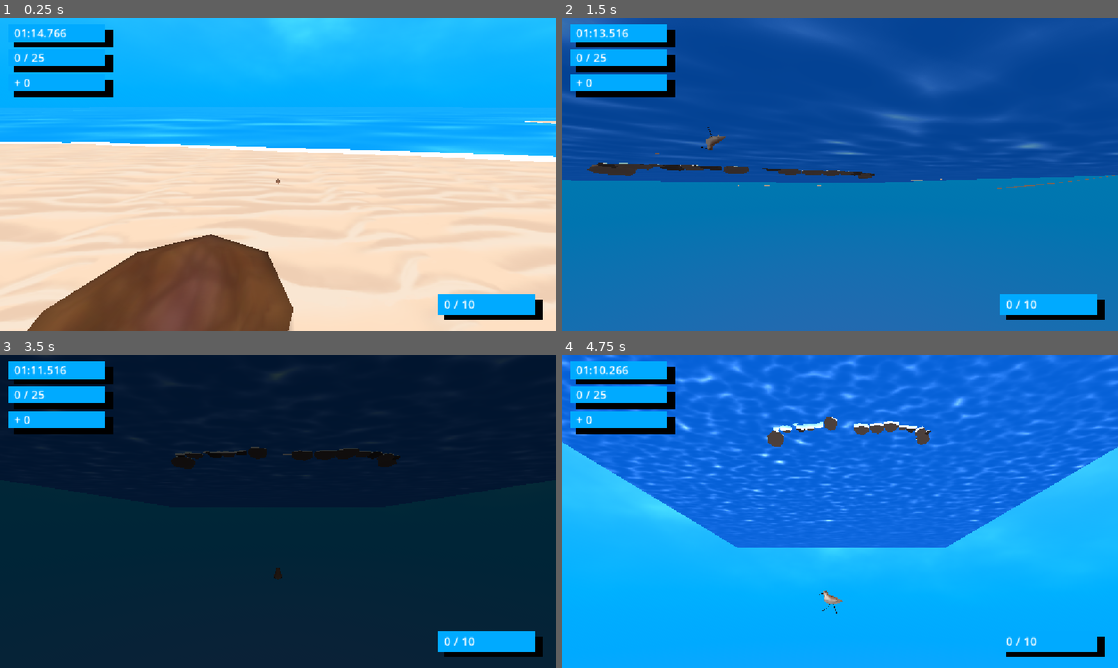
Above: before the commit, frames 1-4 (two rows, left to right).
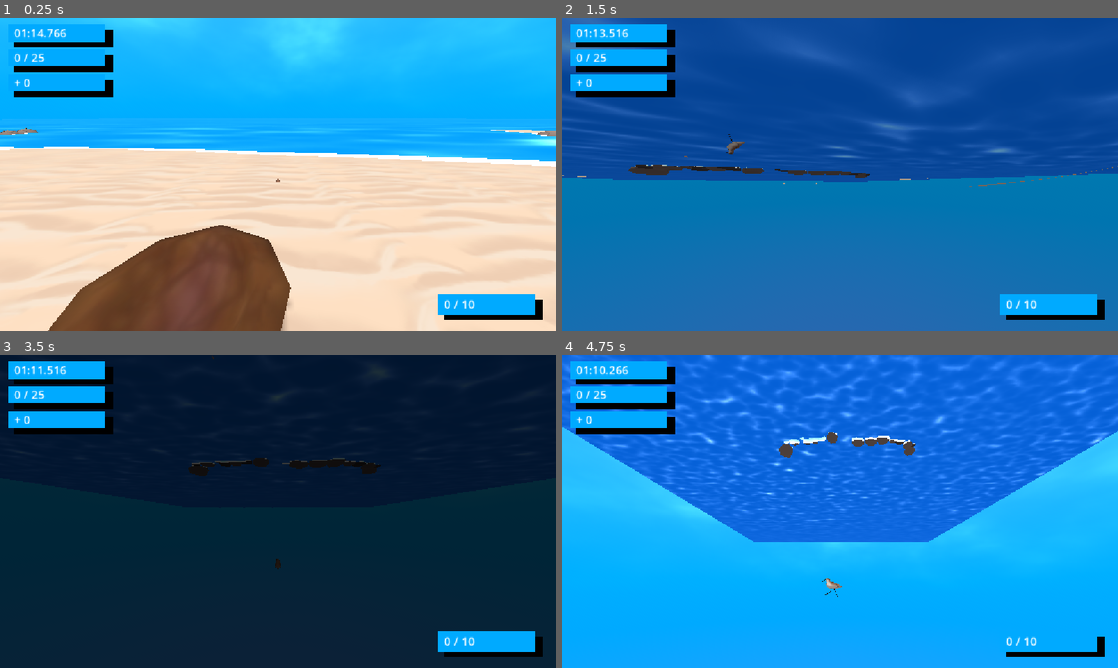
Above: after the commit, the same moments.

Repository: m-2ne-jr/treasuresoftheseaking
Game: Godot game, scene res://Scenes/Main.tscn
The game is run twice, just before and just after one commit, with the same random seed, the same clock (stepped at 60 frames per second) and the same inputs. Sound files missing from this copy of the repository are replaced by a short silence.
Inputs:
- Up to frame 1 (0.25 s): no input
- Up to frame 2 (1.5 s): hold D (move_right) 0.53-1.28 s; tap K (camera_down) at 0.6 s; hold S (move_backward) from 1.28 s (still down); tap J (camera_left) at 1.35 s
- Up to frame 3 (3.5 s): release S (move_backward) at 2.03 s; hold D (move_right) 2.03-2.78 s; tap L (camera_right) at 2.1 s; tap Enter at 2.75 s; hold W (move_forward) from 2.78 s (still down); tap I (camera_up) at 2.85 s
- Up to frame 4 (4.75 s): release W (move_forward) at 3.53 s; hold A (move_left) from 3.53 s (still down); tap X (drop_treasure) at 3.6 s; tap K (camera_down) at 4.35 s

The runs differ from the first frame. In frame 1, 8.5% of the frame differs, in the area x 0-100%, y 0-100%; in frame 2, 2.7%; in frame 3, 1.7%; in frame 4, 10%, in the area x 0-100%, y 0-83%.

Commit message:
Small adjustments.

Diff:
--- a/Scenes/Characters/PlayerBird.tscn
+++ b/Scenes/Characters/PlayerBird.tscn
@@ -198,7 +198,7 @@
 [node name="Hitbox" type="Node3D" parent="."]
 
 [node name="RootAttachment" type="BoneAttachment3D" parent="Hitbox"]
-transform = Transform3D(0.07463372, -2.0549299e-15, 5.3382177e-08, 1.3197382e-09, 0.074610904, -0.0018451256, -5.3365863e-08, 0.0018451256, 0.074610904, -6.120206e-11, 0.14371586, -0.0006978386)
+transform = Transform3D(0.07463372, -2.0549299e-15, 5.3382177e-08, 1.3197382e-09, 0.074610904, -0.0018451256, -5.3365863e-08, 0.0018451256, 0.074610904, -1.1348898e-10, 0.1468404, -0.0006978386)
 bone_name = "Root"
 bone_idx = 0
 use_external_skeleton = true
@@ -228,29 +228,29 @@
 bones/0/parent = -1
 bones/0/rest = Transform3D(1, -2.842171e-14, 7.152555e-07, 1.7682869e-08, 0.99969435, -0.024722412, -7.150369e-07, 0.024722412, 0.99969435, 0, -0.11442864, -0.009350181)
 bones/0/enabled = true
-bones/0/position = Vector3(-8.200323e-10, 0.21725932, -0.009350179)
+bones/0/position = Vector3(-1.5206127e-09, 0.25912413, -0.009350179)
 bones/0/rotation = Quaternion(0.0123621505, 3.576004e-07, 4.4210617e-09, 0.9999236)
 bones/0/scale = Vector3(1, 1, 1)
 bones/1/name = "Leg.L"
 bones/1/parent = 0
 bones/1/rest = Transform3D(8.9406956e-07, -2.4214378e-08, -1.0000002, -0.024722483, -0.99969405, 2.103363e-09, -0.9996943, 0.024722477, -8.943952e-07, 0.18673052, 0.076452374, 0.007462505)
 bones/1/enabled = true
-bones/1/position = Vector3(0.18673074, 0.06766962, -0.34768498)
-bones/1/rotation = Quaternion(0.69421184, 0.13442603, -0.69421124, -0.13442595)
+bones/1/position = Vector3(0.18673076, 0.06689434, -0.37903464)
+bones/1/rotation = Quaternion(0.6861809, 0.17075191, -0.6861803, -0.17075181)
 bones/1/scale = Vector3(0.99999994, 0.9999997, 1.0000002)
 bones/2/name = "Calf.L"
 bones/2/parent = 1
 bones/2/rest = Transform3D(0.99999994, 7.23392e-15, 2.648038e-08, -7.357553e-15, 0.99999994, 4.668849e-09, -2.648038e-08, -4.668849e-09, 0.99999994, 2.2296262e-15, 0.6842629, 1.9504226e-08)
 bones/2/enabled = true
 bones/2/position = Vector3(2.2296262e-15, 0.6842629, 1.9504226e-08)
-bones/2/rotation = Quaternion(-2.633099e-08, -3.502455e-09, -0.04529486, 0.99897367)
+bones/2/rotation = Quaternion(-3.8594916e-08, -2.0424773e-09, 0.05363927, 0.99856037)
 bones/2/scale = Vector3(0.99999994, 0.99999994, 0.99999994)
 bones/3/name = "Foot.L"
 bones/3/parent = 2
 bones/3/rest = Transform3D(0.6757247, -0.73715407, -8.477065e-08, 0.737154, 0.67572474, 2.4998062e-07, -1.2699262e-07, -2.3140714e-07, 0.99999994, -5.078005e-15, 0.7670453, 1.4901161e-08)
 bones/3/enabled = true
 bones/3/position = Vector3(-5.078005e-15, 0.7670453, 1.4901161e-08)
-bones/3/rotation = Quaternion(-1.2942107e-07, 1.5398635e-08, 0.27628806, 0.9610749)
+bones/3/rotation = Quaternion(-1.3073118e-07, 7.048371e-10, 0.16322497, 0.98658895)
 bones/3/scale = Vector3(0.99999994, 1, 0.99999994)
 bones/4/name = "Body_2"
 bones/4/parent = 0
@@ -270,22 +270,22 @@
 bones/6/parent = 0
 bones/6/rest = Transform3D(-3.576278e-07, -2.1420414e-08, 1.0000002, 0.024722487, -0.9996941, -1.2572424e-08, 0.9996942, 0.024722485, 3.5804823e-07, -0.18673052, 0.076452374, 0.0074622375)
 bones/6/enabled = true
-bones/6/position = Vector3(-0.1867306, 0.079850994, 0.14489162)
-bones/6/rotation = Quaternion(0.6963182, 0.12304797, 0.69631845, 0.12304799)
+bones/6/position = Vector3(-0.18673058, 0.07926589, 0.121231556)
+bones/6/rotation = Quaternion(0.6921194, 0.14481208, 0.6921197, 0.14481212)
 bones/6/scale = Vector3(0.9999999, 0.99999976, 1.0000002)
 bones/7/name = "Calf.R"
 bones/7/parent = 6
 bones/7/rest = Transform3D(1, -1.1324539e-14, 2.6515877e-08, 1.1448338e-14, 1, -4.668847e-09, -2.651588e-08, 4.6688475e-09, 0.99999994, -1.5670321e-15, 0.6842628, 1.0298098e-08)
 bones/7/enabled = true
 bones/7/position = Vector3(-1.5670321e-15, 0.6842628, 1.0298098e-08)
-bones/7/rotation = Quaternion(-2.2133246e-09, 2.5594755e-08, -0.4172898, 0.90877354)
+bones/7/rotation = Quaternion(1.1693153e-09, 3.527508e-08, -0.36396146, 0.93141407)
 bones/7/scale = Vector3(1, 1, 0.99999994)
 bones/8/name = "Foot.R"
 bones/8/parent = 7
 bones/8/rest = Transform3D(0.6757247, 0.737154, 8.5012246e-08, -0.737154, 0.6757247, 2.496713e-07, 1.2660134e-07, -2.3137619e-07, 0.99999994, 1.5252903e-15, 0.7670453, 1.4901161e-08)
 bones/8/enabled = true
 bones/8/position = Vector3(1.5252903e-15, 0.7670453, 1.4901161e-08)
-bones/8/rotation = Quaternion(-1.5175878e-07, 4.201312e-08, -0.03697079, 0.9993164)
+bones/8/rotation = Quaternion(-1.4228105e-07, 3.3582836e-08, -0.02102384, 0.99977905)
 bones/8/scale = Vector3(0.99999994, 0.99999994, 0.99999994)
 
 [node name="Body" type="MeshInstance3D" parent="Skin/Armature/Skeleton3D"]
@@ -322,7 +322,7 @@
 [node name="FootstepEmitters" type="Node3D" parent="."]
 
 [node name="FootRAttachment" type="BoneAttachment3D" parent="FootstepEmitters"]
-transform = Transform3D(-4.032905e-09, 7.7077844e-10, 0.074633725, 0.07105731, -0.02282648, 3.547424e-09, 0.022826489, 0.07105731, -4.633955e-09, -0.013936363, 0.079523616, 0.079632506)
+transform = Transform3D(-1.055684e-09, -3.0926084e-10, 0.07463372, 0.06886001, -0.028783457, 2.4011089e-09, 0.028783463, 0.06886001, 7.4100557e-09, -0.013936366, 0.08097455, 0.07964871)
 bone_name = "Foot.R"
 bone_idx = 8
 use_external_skeleton = true
@@ -332,7 +332,7 @@
 transform = Transform3D(0.9999999, 5.9604645e-08, -1.210427e-07, -2.9802322e-08, 0.9999999, -1.3169961e-07, 8.123919e-08, 8.724625e-08, 1, -0.14391506, 0.13192216, 5.9604645e-08)
 
 [node name="FootLAttachment" type="BoneAttachment3D" parent="FootstepEmitters"]
-transform = Transform3D(1.647636e-08, 1.7935431e-08, -0.07463372, -0.0046221795, -0.07449043, -1.746043e-08, -0.07449043, 0.0046221972, -1.6454344e-08, 0.013936392, 0.052217133, -0.07408234)
+transform = Transform3D(1.5066684e-08, 2.0702839e-08, -0.07463372, 0.0057603437, -0.07441107, -1.9556808e-08, -0.07441107, -0.0057603302, -1.5826325e-08, 0.013936393, 0.055410877, -0.07646268)
 bone_name = "Foot.L"
 bone_idx = 3
 use_external_skeleton = true
@@ -355,7 +355,7 @@
 
 [node name="Camera3D" type="Camera3D" parent="CameraPivot/SpringArm3D"]
 unique_name_in_owner = true
-fov = 80.0
+fov = 90.0
 
 [node name="PickupComponent" parent="." instance=ExtResource("4_yoijk")]
 unique_name_in_owner = true
@@ -368,7 +368,7 @@
 carry_point = ExtResource("6_vcdi6")
 
 [node name="RootAttachment" type="BoneAttachment3D" parent="CarrierComponent"]
-transform = Transform3D(0.07463372, 1.2641862e-15, 5.3382156e-08, 1.3197378e-09, 0.074610904, -0.0018451256, -5.336585e-08, 0.0018451256, 0.074610904, -6.1193474e-11, 0.15840158, -0.0006978406)
+transform = Transform3D(0.07463372, 1.2641862e-15, 5.3382156e-08, 1.3197378e-09, 0.074610904, -0.0018451256, -5.336585e-08, 0.0018451256, 0.074610904, -1.1348024e-10, 0.16152611, -0.0006978406)
 bone_name = "Root"
 bone_idx = 0
 use_external_skeleton = true
@@ -383,7 +383,7 @@
 spawn_force = 4
 
 [node name="HeadAttachment" type="BoneAttachment3D" parent="CarrierComponent"]
-transform = Transform3D(0.07463371, -4.968614e-15, 3.5588094e-08, 1.5478776e-08, 0.067204535, -0.032461334, -3.204561e-08, 0.03246134, 0.06720452, -6.12041e-11, 0.26753762, 0.054281436)
+transform = Transform3D(0.07463371, -4.968614e-15, 3.5588094e-08, 1.5478776e-08, 0.067204535, -0.032461334, -3.204561e-08, 0.03246134, 0.06720452, -1.13490856e-10, 0.27066216, 0.054281436)
 bone_name = "Head"
 bone_idx = 5
 use_external_skeleton = true
@@ -393,7 +393,7 @@
 transform = Transform3D(26.81, -8.943271e-13, 1.6819842e-12, 0, 23.671824, 12.5865345, -1.9049651e-12, -12.5865345, 23.671824, 1.2372892e-08, 0.835236, -0.25471264)
 
 [node name="BodyAttachment" type="BoneAttachment3D" parent="CarrierComponent"]
-transform = Transform3D(0.07463372, -7.128165e-15, 1.7794033e-08, 8.7843155e-09, 0.06490533, -0.03684409, -1.5474624e-08, 0.036844093, 0.06490533, -6.11935e-11, 0.17124444, -0.0003802373)
+transform = Transform3D(0.07463372, -7.128165e-15, 1.7794033e-08, 8.7843155e-09, 0.06490533, -0.03684409, -1.5474624e-08, 0.036844093, 0.06490533, -1.1348026e-10, 0.17436896, -0.0003802373)
 bone_name = "Body_2"
 bone_idx = 4
 use_external_skeleton = true
--- a/Scenes/Environment/BIG_WAVE.tscn
+++ b/Scenes/Environment/BIG_WAVE.tscn
@@ -52,6 +52,7 @@
 
 [sub_resource type="Animation" id="Animation_we14y"]
 length = 0.001
+step = 1.0
 tracks/0/type = "value"
 tracks/0/imported = false
 tracks/0/enabled = true
@@ -59,6 +60,18 @@
 tracks/0/interp = 1
 tracks/0/loop_wrap = true
 tracks/0/keys = {
+"times": PackedFloat32Array(0),
+"transitions": PackedFloat32Array(1),
+"update": 0,
+"values": [0.0]
+}
+tracks/1/type = "value"
+tracks/1/imported = false
+tracks/1/enabled = true
+tracks/1/path = NodePath("WavePath/PathFollow3D:progress_ratio")
+tracks/1/interp = 1
+tracks/1/loop_wrap = true
+tracks/1/keys = {
 "times": PackedFloat32Array(0),
 "transitions": PackedFloat32Array(1),
 "update": 0,
@@ -113,8 +126,8 @@
 tracks/2/interp = 1
 tracks/2/loop_wrap = true
 tracks/2/keys = {
-"times": PackedFloat32Array(9, 20),
-"transitions": PackedFloat32Array(1, 1),
+"times": PackedFloat32Array(0, 20),
+"transitions": PackedFloat32Array(0.5, 1),
 "update": 0,
 "values": [0.0, 1.0]
 }
@@ -167,8 +180,8 @@
 tracks/2/interp = 1
 tracks/2/loop_wrap = true
 tracks/2/keys = {
-"times": PackedFloat32Array(5, 13),
-"transitions": PackedFloat32Array(1, 1),
+"times": PackedFloat32Array(0, 13),
+"transitions": PackedFloat32Array(0.5, 1),
 "update": 0,
 "values": [0.0, 1.0]
 }
@@ -222,8 +235,8 @@
 tracks/2/interp = 1
 tracks/2/loop_wrap = true
 tracks/2/keys = {
-"times": PackedFloat32Array(1, 8),
-"transitions": PackedFloat32Array(1, 1),
+"times": PackedFloat32Array(0, 8),
+"transitions": PackedFloat32Array(0.5, 1),
 "update": 0,
 "values": [0.0, 1.0]
 }
